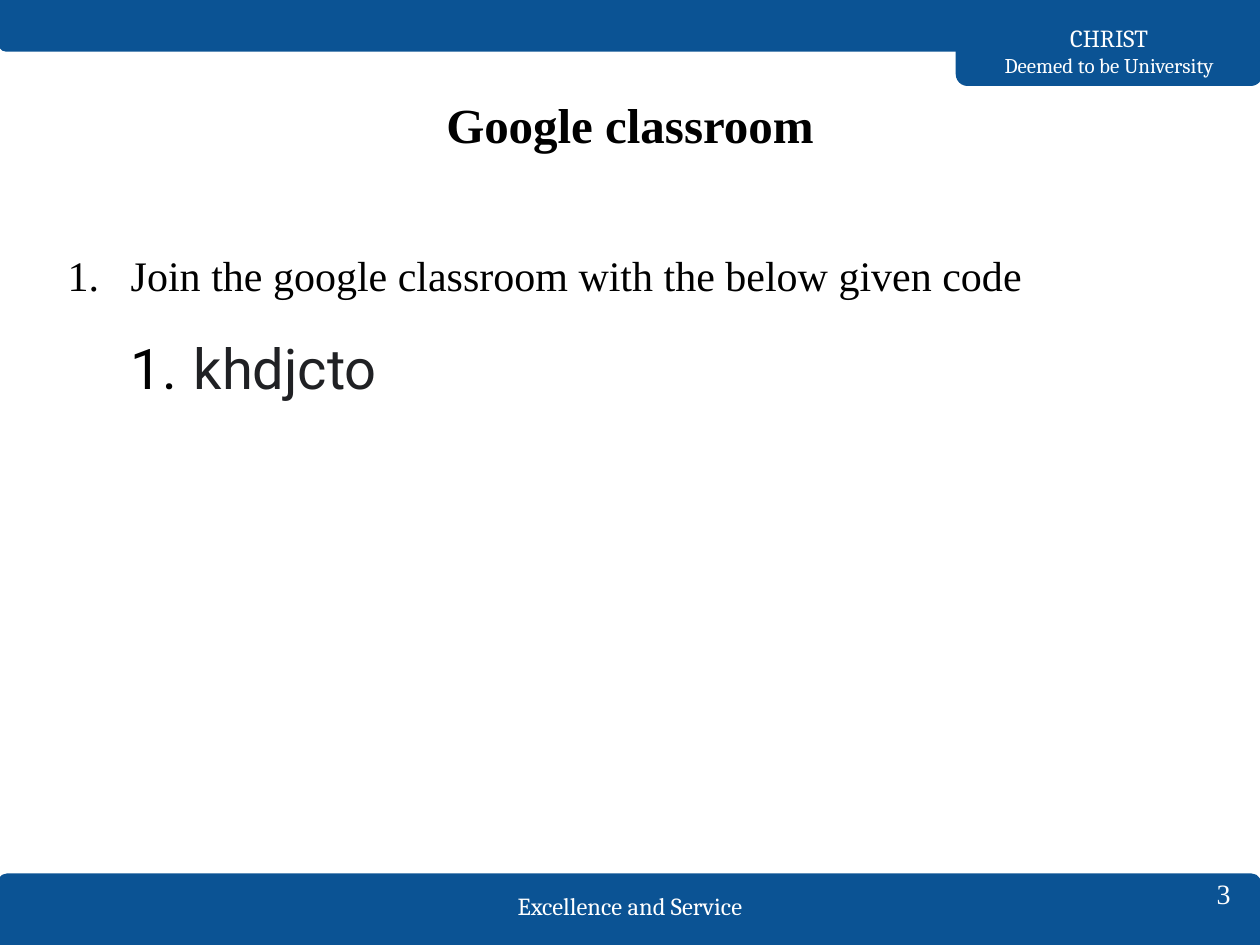
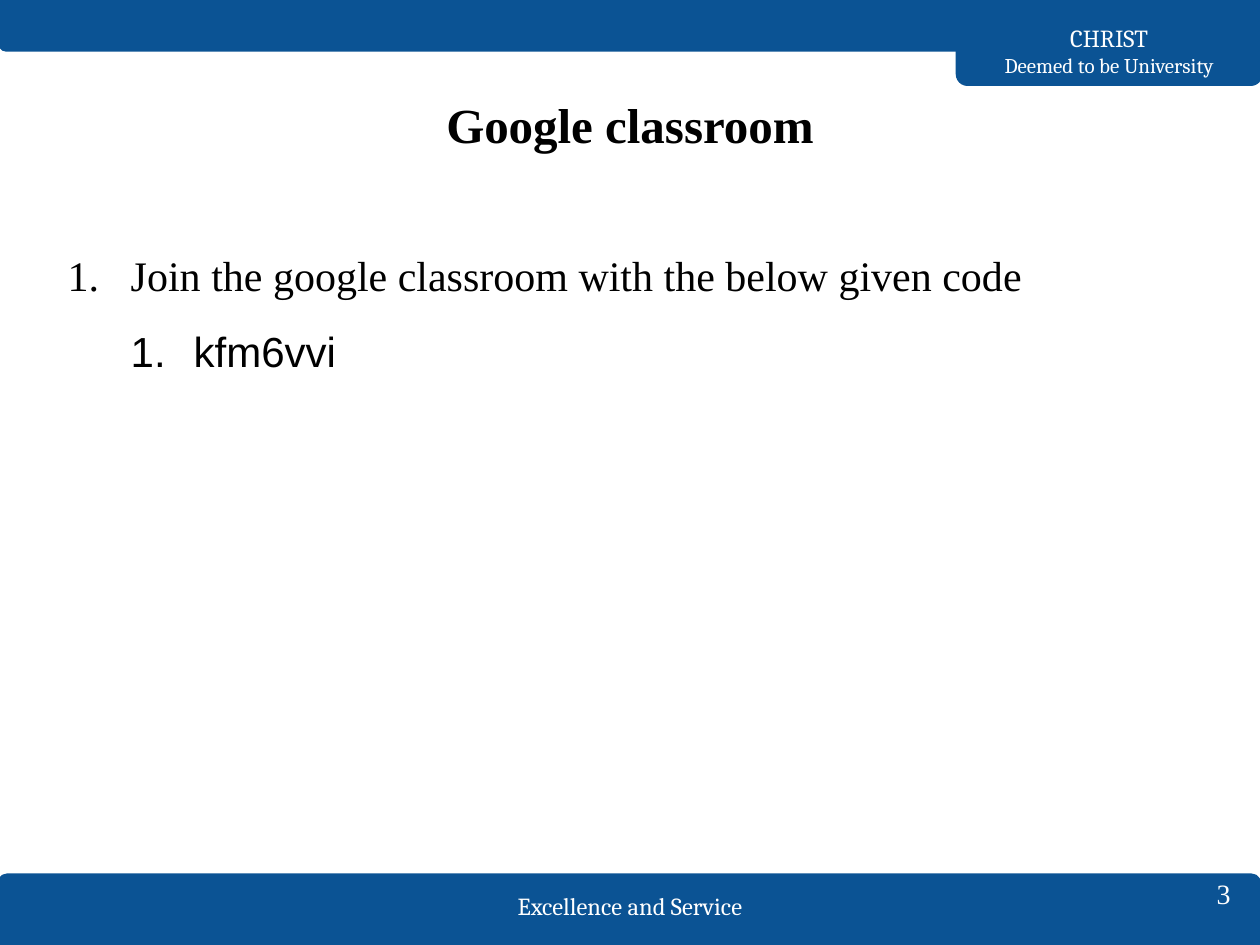
Before and after one commit to kavaskar786/4th_sem, a slide deck: slide 3 of digital mission/unit_1/ProjectPresentationTemplate.pptx. Drawn at 1260x945 pixels with LibreOffice and Linux fonts; fonts in the diff are those of the drawing. Boxes give left, top, right and bottom in pixels: in the first picture for what was removed or moved away, otherwise in the second. Text is boxed around its words. In the diff, an @@ line names an element or a change of style, - is before the commit and + after.

```diff
--- a/digital mission/unit_1/ProjectPresentationTemplate.pptx
+++ b/digital mission/unit_1/ProjectPresentationTemplate.pptx
@@ text at bbox=[194, 336, 336, 368]: text changed; size 32 to 24 pt; font Roboto to Arial; text colour #202124 to #000000 @@
-  1. khdjcto
+  1. kfm6vvi
```
Also in this commit, not shown: 16 slides added, 2 other files.
